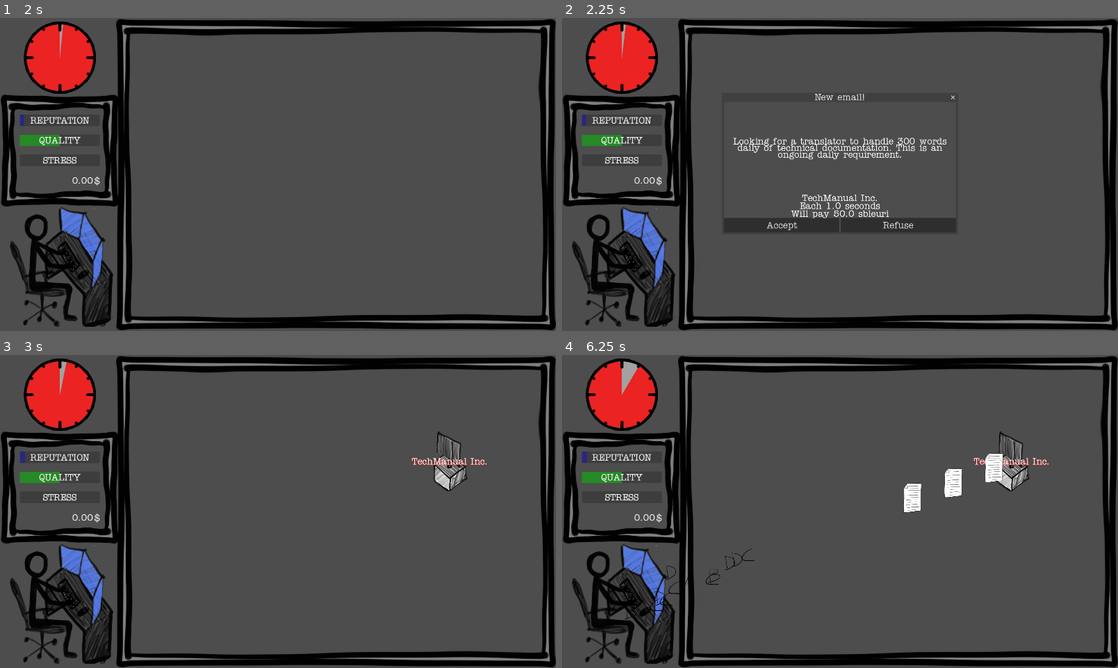
Above: before the commit, frames 1-4 (two rows, left to right).
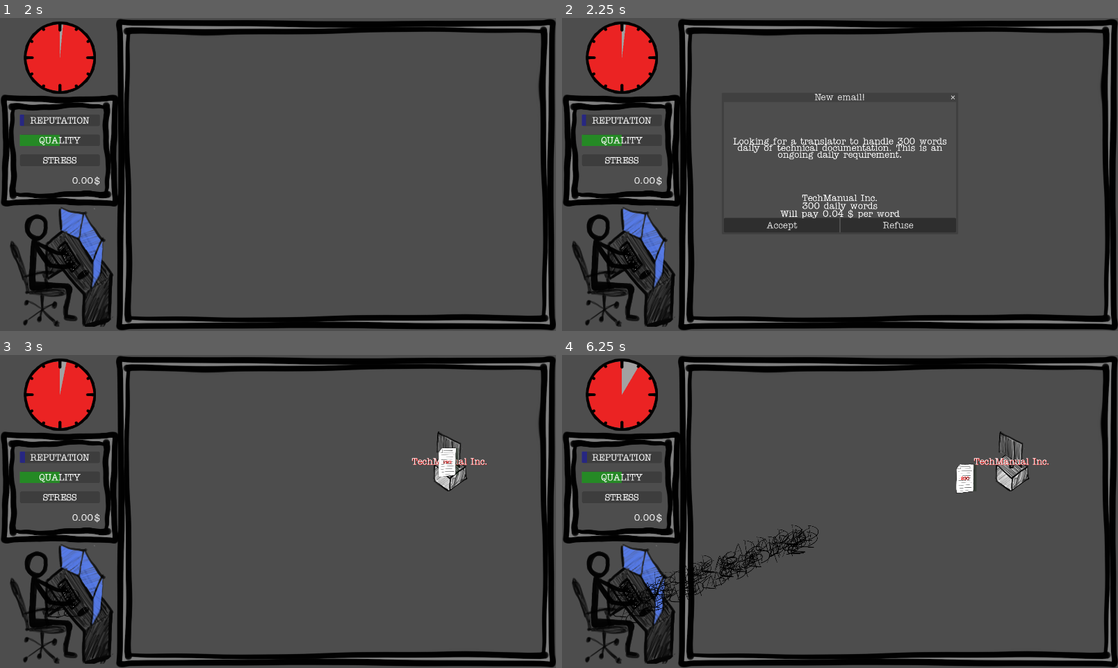
Above: after the commit, the same moments.

Repository: ildede/game-off-2025
Game: Godot game, scene res://scenes/ui/start_screen/start.tscn
The game is run twice, just before and just after one commit, with the same random seed, the same clock (stepped at 60 frames per second) and the same inputs.
Inputs (mouse positions are in pixels of both pictures, inside the frame that each line leads up to):
- Up to frame 1 (2 s): click "START" at 0.5 s; move the mouse to (400, 158) at 1.27 s
- Up to frame 2 (2.25 s): tap Enter at 2 s; move the mouse to (728, 190) at 2.02 s
- Up to frame 3 (3 s): click "Accept" at 2.75 s
- Up to frame 4 (6.25 s): click (1012, 461) at 3.5 s; click (1012, 461) at 4.25 s; click (1012, 461) at 5 s; move the mouse to (895, 442) at 5.77 s

Frame 1 is identical in both runs. In frame 2, 0.4% of the frame differs, in the area x 39-61%, y 58-64%; in frame 3, 0.3%; in frame 4, 2.2%, in the area x 9-80%, y 31-86%.

Commit message:
feat: add words count to each task

Diff:
--- a/scenes/game/entities/client/client.gd
+++ b/scenes/game/entities/client/client.gd
@@ -6,6 +6,8 @@
 var client_id = 0;
 var path_to_translator: Path2D
 var translator: Node2D
+var daily_words: int = 0
+var payment_per_word: float = 0
 
 func initialize(my_position: Vector2, translator_position: Vector2, client_data: Dictionary):
 	self.position = my_position
@@ -18,9 +20,13 @@
 	path_to_translator = path
 	add_child(path_to_translator)
 	$Name.text = client_data.get("name", "Cliente")
-	$Timer.wait_time = client_data.get("task_interval", 1.0)
+	daily_words = client_data.get("daily_words", 1)
+	payment_per_word = client_data.get("payment_per_word", 0.01)
+	_on_timer_timeout()
+	#$Timer.wait_time = client_data.get("task_interval", 1.0)
 
 func _on_timer_timeout() -> void:
 	var task = task_scene.instantiate()
+	task.initialize(daily_words, payment_per_word)
 	path_to_translator.add_child(task)
 	Global.client_send_task.emit(task)
--- a/scenes/game/entities/client/client.tscn
+++ b/scenes/game/entities/client/client.tscn
@@ -20,6 +20,7 @@
 offset_bottom = 860.0
 
 [node name="Timer" type="Timer" parent="."]
+wait_time = 60.0
 autostart = true
 
 [node name="Name" type="Label" parent="."]
--- a/scenes/game/entities/task/task.gd
+++ b/scenes/game/entities/task/task.gd
@@ -1,11 +1,29 @@
 extends PathFollow2D
 class_name Task
 
-var speed = 150
+var speed = 50
+var money_value: float = 0
+
+func _ready() -> void:
+	print("task ready")
+	$ProgressBar.value = 0
 
 func _physics_process(delta: float) -> void:
 	move(delta)
 
+func initialize(daily_words: int, payment_per_word: float):
+	var actual_words = daily_words + randi_range(-50, 50)
+	$ProgressBar.max_value = actual_words
+	$Label.text = str(actual_words)
+	money_value = actual_words * payment_per_word
+
 func move(delta):
 	set_progress(get_progress() + speed * delta)
 	rotation = 0
+
+func update_progress() -> bool:
+	$ProgressBar.value += 1
+	if $ProgressBar.max_value == $ProgressBar.value:
+		return true
+	else:
+		return false
--- a/scenes/game/entities/task/task.tscn
+++ b/scenes/game/entities/task/task.tscn
@@ -20,3 +20,31 @@
 [node name="CollisionShape2D" type="CollisionShape2D" parent="CharacterBody2D"]
 position = Vector2(-6, 15.5)
 shape = SubResource("RectangleShape2D_ukviy")
+
+[node name="ProgressBar" type="ProgressBar" parent="."]
+modulate = Color(0, 1, 0, 1)
+show_behind_parent = true
+offset_left = 580.0
+offset_top = -960.0
+offset_right = 780.0
+offset_bottom = 899.99976
+max_value = 20.0
+step = 1.0
+value = 15.0
+fill_mode = 3
+show_percentage = false
+
+[node name="Label" type="Label" parent="."]
+anchors_preset = 15
+anchor_right = 1.0
+anchor_bottom = 1.0
+grow_horizontal = 2
+grow_vertical = 2
+theme_override_colors/font_color = Color(1, 0, 0, 1)
+theme_override_colors/font_shadow_color = Color(0, 0, 0, 1)
+theme_override_constants/shadow_offset_x = 10
+theme_override_constants/shadow_offset_y = 5
+theme_override_font_sizes/font_size = 300
+text = "100"
+horizontal_alignment = 1
+vertical_alignment = 1
--- a/scenes/game/translator/translator.gd
+++ b/scenes/game/translator/translator.gd
@@ -31,9 +31,11 @@
 	var found_index = tasks.find_custom(func has_task_id(t):
 		return t.get_node("CharacterBody2D").task_id == task.task_id)
 	if found_index >= 0:
-		var task_found = tasks.pop_at(found_index)
-		Global.update_money.emit(0.01)
-		task_found.queue_free()
+		var is_finished = tasks[found_index].update_progress()
+		if is_finished:
+			var task_found = tasks.pop_at(found_index)
+			Global.update_money.emit(task_found.money_value)
+			task_found.queue_free()
 		letter.queue_free()
 
 func _on_static_body_2d_body_entered(body: Node2D) -> void:
--- a/scenes/game/translator/translator.tscn
+++ b/scenes/game/translator/translator.tscn
@@ -22,7 +22,7 @@
 shape = SubResource("CircleShape2D_ljyet")
 
 [node name="WPM" type="Timer" parent="."]
-wait_time = 0.2
+wait_time = 0.024
 autostart = true
 
 [connection signal="body_entered" from="Translator/StaticBody2D" to="." method="_on_static_body_2d_body_entered"]
--- a/scenes/ui/main_screen/main.gd
+++ b/scenes/ui/main_screen/main.gd
@@ -35,7 +35,7 @@
 	_on_ask_new_client_close_requested()
 
 func _on_ask_new_client_close_requested() -> void:
-	$EventSpawner.start(5.0)
+	$EventSpawner.start(31.0)
 	$PopupMessage.hide()
 
 func _on_ask_new_client_about_to_popup() -> void:
--- a/scenes/ui/popup_message/popup_message.gd
+++ b/scenes/ui/popup_message/popup_message.gd
@@ -14,8 +14,8 @@
 func show_popup(client_data: Dictionary) -> void:
 	last_client_data = client_data
 	$GridContainer/ClientName.text = client_data.get("name", "Client")
-	$GridContainer/Interval.text = "Each %.1f seconds" % client_data.get("task_interval", 1.0)
-	$GridContainer/Payment.text = "Will pay %.1f sbleuri" % client_data.get("payment", 50)
+	$GridContainer/Interval.text = "%d daily words" % client_data.get("daily_words", 1)
+	$GridContainer/Payment.text = "Will pay %.2f $ per word" % client_data.get("payment_per_word", 0.01)
 	$GridContainer/RichTextLabel.text = client_data.get("engagement_email", "Email body")
 	popup_centered()
 
